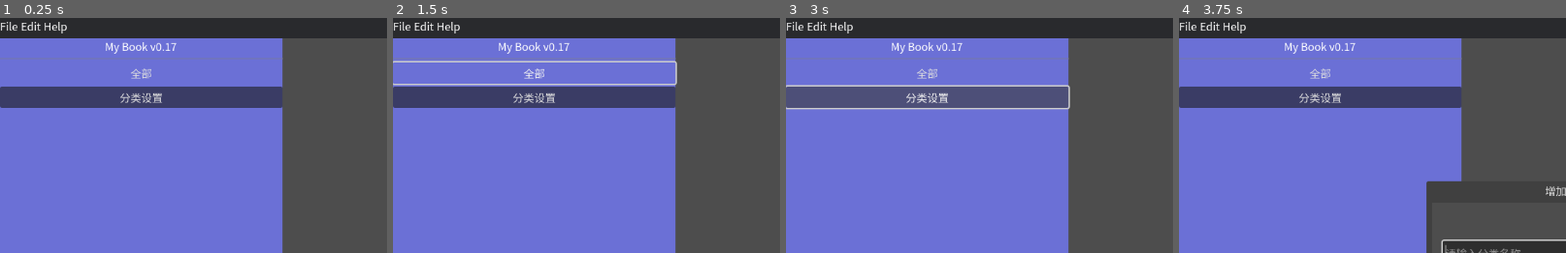
Above: before the commit, frames 1-4 (left to right).
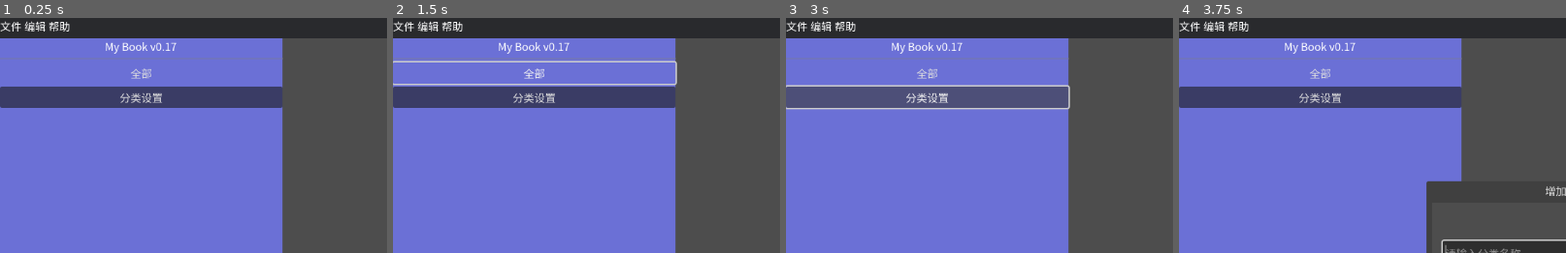
Above: after the commit, the same moments.

Repository: Yinguiqi/LifeLibrary
Game: Godot game, scene res://scenes/main.tscn
Same seed, same stepped clock (60 frames per second), same inputs: the game is played once before the commit and once after it. The engine's default icon, where the game draws it, is replaced by a stand-in: a white triangle on a blue panel in a dark square.
Inputs:
- Up to frame 1 (0.25 s): no input
- Up to frame 2 (1.5 s): click "分类设置" at 0.5 s; click "全部" at 1.25 s
- Up to frame 3 (3 s): click "全部" at 2 s; click "分类设置" at 2.75 s
- Up to frame 4 (3.75 s): click "+" at 3.5 s
The pictures show only the part of the screen within x 0-50%, y 0-50%; the shares and areas given below are measured in that part.

The runs differ from the first frame. In frame 1, 0.5% of the frame differs, in the area x 0-46%, y 1-12%; in frame 2, 0.5%; in frame 3, 0.5%; in frame 4, 0.5%.

Commit message:
完善了英语语言设置

Diff:
--- a/assets/i18n/translation.csv
+++ b/assets/i18n/translation.csv
@@ -2,3 +2,68 @@
 menu_flie,文件,File
 menu_edit,编辑,Edit
 menu_help,帮助,Help
+menu_new_book,新建书籍,New Book
+menu_exit,退出,Exit
+menu_search,搜索,Search
+menu_preferences,首选项,Preferences
+menu_about,关于,About
+menu_tutorial,教程,Tutorial
+
+link_simple_ps,简易PS网站,Simple PS Website
+link_xianyu,闲鱼,Chinese Second-hand Sites
+link_jp_secondhand,日本二手网站,Japanese Second-hand Sites
+
+book_name_label,书籍名称：,Book Title:
+book_author_label,作者名称：,Author Name:
+book_intro_label,书籍简介：,Book Description:
+book_group_label,分组：,Category:
+book_file_label,书籍文件（必选）：,Book File (Required):
+book_spine_image_label,书脊图片（必选）：,Spine Image (Required):
+book_cover_image_label,封面图片（可选）：,Cover Image (Optional):
+
+book_author_placeholder,输入作者名称,Enter author name
+book_intro_placeholder,输入小说简介或描述...,Enter description or summary...
+book_name_placeholder,留空将自动从文件名提取,Leave blank to extract from file name
+book_file_select,选择书籍本体文件,Select book file
+book_spine_image_select,选择书脊图片,Select spine image
+book_cover_image_select,选择封面图片,Select cover image
+book_browse,浏览,Browse
+
+book_add_confirm,确定添加,Add
+book_edit_confirm,确定更改,Save Changes
+book_edit_title,编辑书籍,Edit Book
+
+# 首选项
+preferences_setting,设置,Setting
+preferences_base_path_label,基础路径设置:,Base Path:
+preferences_base_path_placeholder,请输入基础路径,Please enter base path
+preferences_base_path_save,保存路径,Save Path
+preferences_book_height_label,书籍高度设置:,Book Height:
+preferences_book_height_placeholder,输入书籍高度 (0-5000),Enter book height (0-5000)
+preferences_book_height_save,保存高度,Save Height
+preferences_book_spacing_label,书籍间隔设置:,Book Spacing:
+preferences_book_spacing_placeholder,输入书籍间隔 (0-200),Enter book spacing (0-200)
+preferences_book_spacing_save,保存间隔,Save Spacing
+preferences_language_label,语言设置,Language
+
+
+# 语言
+lang_zh,中文,Chinese
+lang_en,英文,English
+
+# 分类
+category_all,全部,All
+category_setting,分类设置,Category Settings
+category_rename,重命名,Rename
+category_delete,删除,Delete
+category_edit_name,更改分类名称,Change Category Name
+category_name_placeholder,请输入分类名称,Please enter category name
+category_confirm_change,更改,Change
+
+# 书籍菜单
+book_edit_info,编辑信息,Edit Info
+book_expand_cover,展开封面,Expand Cover
+book_3d_viewer,3D监看器,3D Viewer
+book_open_folder,打开所在文件夹,Open Folder Location
+book_delete,删除书籍,Delete Book
+book_3d_viewer_close,关闭,Close
--- a/scenes/add_book_window.tscn
+++ b/scenes/add_book_window.tscn
@@ -40,38 +40,38 @@
 [node name="书籍名称" type="Label" parent="PanelContainer/MarginContainer/VBoxContainer/GridContainer"]
 layout_mode = 2
 theme_override_colors/font_color = Color(0, 0, 0, 1)
-text = "书籍名称："
+text = "book_name_label"
 
 [node name="NameInput" type="LineEdit" parent="PanelContainer/MarginContainer/VBoxContainer/GridContainer"]
 unique_name_in_owner = true
 custom_minimum_size = Vector2(200, 0)
 layout_mode = 2
-placeholder_text = "留空将自动从文件名提取"
+placeholder_text = "book_name_placeholder"
 
 [node name="作者名称" type="Label" parent="PanelContainer/MarginContainer/VBoxContainer/GridContainer"]
 layout_mode = 2
 theme_override_colors/font_color = Color(0, 0, 0, 1)
-text = "作者名称："
+text = "book_author_label"
 
 [node name="AuthorInput" type="LineEdit" parent="PanelContainer/MarginContainer/VBoxContainer/GridContainer"]
 unique_name_in_owner = true
 layout_mode = 2
-placeholder_text = "输入作者名称"
+placeholder_text = "book_author_placeholder"
 
 [node name="书籍简介" type="Label" parent="PanelContainer/MarginContainer/VBoxContainer/GridContainer"]
 layout_mode = 2
 theme_override_colors/font_color = Color(0, 0, 0, 1)
-text = "书籍简介："
+text = "book_intro_label"
 
 [node name="Introduction" type="TextEdit" parent="PanelContainer/MarginContainer/VBoxContainer/GridContainer"]
 custom_minimum_size = Vector2(50, 30)
 layout_mode = 2
-placeholder_text = "输入小说简介或描述..."
+placeholder_text = "book_intro_placeholder"
 
 [node name="书籍分组" type="Label" parent="PanelContainer/MarginContainer/VBoxContainer/GridContainer"]
 layout_mode = 2
 theme_override_colors/font_color = Color(0, 0, 0, 1)
-text = "分组："
+text = "book_group_label"
 
 [node name="GroupOption" type="OptionButton" parent="PanelContainer/MarginContainer/VBoxContainer/GridContainer"]
 layout_mode = 2
@@ -79,7 +79,7 @@
 [node name="书籍文件（必选）" type="Label" parent="PanelContainer/MarginContainer/VBoxContainer/GridContainer"]
 layout_mode = 2
 theme_override_colors/font_color = Color(0, 0, 0, 1)
-text = "书籍文件（必选）："
+text = "book_file_label"
 
 [node name="HBoxContainer" type="HBoxContainer" parent="PanelContainer/MarginContainer/VBoxContainer/GridContainer"]
 layout_mode = 2
@@ -88,17 +88,17 @@
 unique_name_in_owner = true
 custom_minimum_size = Vector2(400, 0)
 layout_mode = 2
-placeholder_text = "选择书籍本体文件"
+placeholder_text = "book_file_select"
 
 [node name="BtnSelectBook" type="Button" parent="PanelContainer/MarginContainer/VBoxContainer/GridContainer/HBoxContainer"]
 unique_name_in_owner = true
 layout_mode = 2
-text = "浏览"
+text = "book_browse"
 
 [node name="书脊图片（必选）" type="Label" parent="PanelContainer/MarginContainer/VBoxContainer/GridContainer"]
 layout_mode = 2
 theme_override_colors/font_color = Color(0, 0, 0, 1)
-text = "书脊图片（必选）"
+text = "book_spine_image_label"
 
 [node name="HBoxContainer2" type="HBoxContainer" parent="PanelContainer/MarginContainer/VBoxContainer/GridContainer"]
 layout_mode = 2
@@ -107,18 +107,18 @@
 unique_name_in_owner = true
 custom_minimum_size = Vector2(400, 0)
 layout_mode = 2
-placeholder_text = "选择书脊图片"
+placeholder_text = "book_spine_image_select"
 editable = false
 
 [node name="BtnSelectSpine" type="Button" parent="PanelContainer/MarginContainer/VBoxContainer/GridContainer/HBoxContainer2"]
 unique_name_in_owner = true
 layout_mode = 2
-text = "浏览"
+text = "book_browse"
 
 [node name="封面图片（可选）" type="Label" parent="PanelContainer/MarginContainer/VBoxContainer/GridContainer"]
 layout_mode = 2
 theme_override_colors/font_color = Color(0, 0, 0, 1)
-text = "封面图片（可选）"
+text = "book_cover_image_label"
 
 [node name="HBoxContainer3" type="HBoxContainer" parent="PanelContainer/MarginContainer/VBoxContainer/GridContainer"]
 layout_mode = 2
@@ -127,13 +127,13 @@
 unique_name_in_owner = true
 custom_minimum_size = Vector2(400, 0)
 layout_mode = 2
-placeholder_text = "选择封面图片"
+placeholder_text = "book_cover_image_select"
 editable = false
 
 [node name="BtnSelectCover" type="Button" parent="PanelContainer/MarginContainer/VBoxContainer/GridContainer/HBoxContainer3"]
 unique_name_in_owner = true
 layout_mode = 2
-text = "浏览"
+text = "book_browse"
 
 [node name="HSeparator2" type="HSeparator" parent="PanelContainer/MarginContainer/VBoxContainer"]
 layout_mode = 2
@@ -142,6 +142,6 @@
 unique_name_in_owner = true
 layout_mode = 2
 disabled = true
-text = "确认添加"
+text = "book_add_confirm"
 
 [node name="FileDialog" type="FileDialog" parent="."]
--- a/scenes/category_item.tscn
+++ b/scenes/category_item.tscn
@@ -7,7 +7,6 @@
 
 [node name="NameLabel" type="Label" parent="."]
 layout_mode = 2
-text = "——类名"
 
 [node name="Spacer" type="Control" parent="."]
 layout_mode = 2
@@ -15,11 +14,11 @@
 
 [node name="RenameButton" type="Button" parent="."]
 layout_mode = 2
-text = "重命名"
+text = "category_rename"
 
 [node name="DeleteButton" type="Button" parent="."]
 layout_mode = 2
-text = "删除"
+text = "category_delete"
 
 [connection signal="pressed" from="RenameButton" to="." method="_on_rename_button_pressed"]
 [connection signal="pressed" from="DeleteButton" to="." method="_on_delete_button_pressed"]
--- a/scenes/main.tscn
+++ b/scenes/main.tscn
@@ -52,6 +52,7 @@
 
 [node name="BooksContainer" type="Control" parent="."]
 layout_mode = 1
+anchors_preset = 0
 offset_left = 420.0
 offset_top = 54.0
 offset_right = 1152.0
@@ -98,13 +99,12 @@
 
 [node name="AllBook" type="Button" parent="Sidebar/VBoxContainer"]
 layout_mode = 2
-text = "全部
-"
+text = "category_all"
 flat = true
 
 [node name="Button" type="Button" parent="Sidebar/VBoxContainer"]
 layout_mode = 2
-text = "分类设置"
+text = "category_setting"
 
 [node name="PanelContainer" type="PanelContainer" parent="."]
 visible = false
@@ -135,7 +135,7 @@
 layout_mode = 2
 size_flags_horizontal = 0
 size_flags_vertical = 0
-text = "关闭"
+text = "book_3d_viewer_close"
 
 [connection signal="pressed" from="Sidebar/VBoxContainer/AllBook" to="Sidebar" method="_on_all_book_pressed"]
 [connection signal="pressed" from="Sidebar/VBoxContainer/Button" to="Sidebar" method="_on_button_pressed"]
--- a/script/LibraryManager.gd
+++ b/script/LibraryManager.gd
@@ -2,6 +2,8 @@
 extends Node
 
 const JSON_PATH = "user://books_data.json"
+const CONFIG_PATH := "user://config.ini"
+var config := ConfigFile.new()
 # 引用 BookData 脚本，避开 class_name 冲突
 var base_path: String = ""
 var book_height: float
@@ -12,10 +14,12 @@
 # 这个数组里装的全是 Book数据 的实例对象
 var _books: Array = []
 var current_selected_group: String = ""
+var language := "zh_CN"
 
 func _ready():
 	print("LibraryManager 启动，正在加载数据...")
 	load_data_from_json()
+	load_config()
 
 # --- 1. 读取 (R) ---
 
@@ -233,11 +237,10 @@
 
 	# 从配置文件加载书籍高度
 func load_book_height_from_config():
-	var cfg = ConfigFile.new()
-	var err = cfg.load("user://config.ini")
+	var err = config.load(CONFIG_PATH)
 	if err == OK:
 		# 从配置文件中读取 book_height 值
-		var saved_height = cfg.get_value("settings", "book_height", 500.0)
+		var saved_height = config.get_value("settings", "book_height", 500.0)
 
 		# 验证数据的有效性
 		if typeof(saved_height) == TYPE_FLOAT and saved_height > 0:
@@ -263,3 +266,21 @@
 		print("已将 %d 本书的分组从 '%s' 更新为 '%s'" % [count, old_name, new_name])
 	else:
 		print("未找到分组为 '%s' 的书籍" % old_name)
+
+# 保存语言
+func save_language(lang: String) -> void:
+	language = lang
+	config.set_value("settings", "language", lang)
+	config.save(CONFIG_PATH)
+
+	TranslationServer.set_locale(lang)
+
+func load_config():
+	var err = config.load(CONFIG_PATH)
+	if err == OK:
+		language = config.get_value("settings", "language", "zh_CN")
+	else:
+		# 第一次启动，写一个默认配置
+		save_language("zh_CN")
+
+	TranslationServer.set_locale(language)
--- a/script/add_book_window.gd
+++ b/script/add_book_window.gd
@@ -44,16 +44,13 @@
 	target_input = book_path_input
 	show_file_dialog("选择书籍文件")
 
-
 func _on_select_spine_pressed() -> void:
 	target_input = spine_path_input
 	show_file_dialog("选择书脊文件")
 
-
 func _on_select_cover_pressed() -> void:
 	target_input = cover_path_input
 	show_file_dialog("选择封面文件")
-
 
 func show_file_dialog(_title: String, filters: PackedStringArray = []) -> void:
 	# 如果已经有文件对话框存在，先清理
@@ -80,7 +77,6 @@
 
 	# 显示对话框
 	dialog.popup_centered_ratio(0.7)
-
 
 func _on_file_selected(path: String) -> void:
 	var target_dir: String
@@ -111,7 +107,6 @@
 	var spine_path_valid = not spine_path_input.text.strip_edges().is_empty()
 	# 设置按钮的禁用状态
 	btn_confirm.disabled = not (book_path_valid and spine_path_valid)
-
 
 func _on_file_dialog_canceled() -> void:
 	print("文件选择已取消")
@@ -146,7 +141,6 @@
 		change_books_container.position.x = LibraryManager.books_container_x
 	hide()
 
-
 # 复制书籍文件方法
 func copy_file(src_path: String, dst_path: String) -> int:
 	var src = FileAccess.open(src_path, FileAccess.READ)
@@ -184,9 +178,9 @@
 	introduction_input.text = book_data.get("introduction", "")
 	group_option.text = book_data.get("group_name", "")
 
-	self.title = "编辑书籍"
+	self.title = "book_edit_title"
 	btn_confirm.disabled = false
-	btn_confirm.text = "确定更改"
+	btn_confirm.text = "book_edit_confirm"
 	# 显示窗口
 	popup_centered()
 
--- a/script/book_menu_bar.gd
+++ b/script/book_menu_bar.gd
@@ -19,17 +19,17 @@
 	edit_menu.name = "menu_edit"
 	help_menu.name = "menu_help"
 
-	file_menu.add_item("新建书籍", 100)
-	file_menu.add_item("退出", 110)
-
-	edit_menu.add_item("搜索", 201)
-	edit_menu.add_item("首选项", 210)
-
-	help_menu.add_item("关于", 301)
-	help_menu.add_item("教程", 302)
-	help_menu.add_item("简易ps网站", 303)
-	help_menu.add_item("闲鱼", 304)
-	help_menu.add_item("日本二手网站", 305)
+	file_menu.add_item("menu_new_book", 100)
+	file_menu.add_item("menu_exit", 110)
+
+	edit_menu.add_item("menu_search", 201)
+	edit_menu.add_item("menu_preferences", 210)
+
+	help_menu.add_item("menu_about", 301)
+	help_menu.add_item("menu_tutorial", 302)
+	help_menu.add_item("link_simple_ps", 303)
+	help_menu.add_item("link_xianyu", 304)
+	help_menu.add_item("link_jp_secondhand", 305)
 
 	file_menu.id_pressed.connect(_on_file_menu_selected)
 	edit_menu.id_pressed.connect(_on_file_menu_selected)
@@ -150,7 +150,7 @@
 # 打开首选项功能
 func open_settings_window():
 	var window = Window.new()
-	window.title = "设置"
+	window.title = "preferences_setting"
 	window.size = Vector2(500, 320)
 	window.unresizable = true
 
@@ -169,7 +169,7 @@
 
 	# === 基础路径标签 ===
 	var path_label = Label.new()
-	path_label.text = "基础路径设置:"
+	path_label.text = "preferences_base_path_label"
 	path_label.horizontal_alignment = HORIZONTAL_ALIGNMENT_LEFT
 	vbox.add_child(path_label)
 
@@ -180,21 +180,21 @@
 
 	# 路径输入框
 	var input = LineEdit.new()
-	input.placeholder_text = "请输入基础路径"
+	input.placeholder_text = "preferences_base_path_placeholder"
 	input.size_flags_horizontal = Control.SIZE_EXPAND_FILL
 	input.custom_minimum_size = Vector2(300, 36)
 	path_hbox.add_child(input)
 
 	# 路径保存按钮
 	var save_path_btn = Button.new()
-	save_path_btn.text = "保存路径"
+	save_path_btn.text = "preferences_base_path_save"
 	save_path_btn.custom_minimum_size = Vector2(100, 36)
 	path_hbox.add_child(save_path_btn)
 
 	# === 书籍高度设置 ===
 	# 高度标签
 	var height_label = Label.new()
-	height_label.text = "书籍高度设置:"
+	height_label.text = "preferences_book_height_label"
 	height_label.horizontal_alignment = HORIZONTAL_ALIGNMENT_LEFT
 	vbox.add_child(height_label)
 
@@ -205,21 +205,21 @@
 
 	# 高度输入框
 	var height_input = LineEdit.new()
-	height_input.placeholder_text = "输入书籍高度 (0-5000)"
+	height_input.placeholder_text = "preferences_book_height_placeholder"
 	height_input.size_flags_horizontal = Control.SIZE_EXPAND_FILL
 	height_input.custom_minimum_size = Vector2(300, 36)
 	height_hbox.add_child(height_input)
 
 	# 高度保存按钮
 	var save_height_btn = Button.new()
-	save_height_btn.text = "保存高度"
+	save_height_btn.text = "preferences_book_height_save"
 	save_height_btn.custom_minimum_size = Vector2(100, 36)
 	height_hbox.add_child(save_height_btn)
 
 	# === 书籍间隔设置 ===
 	# 高度标签
 	var spacing_label = Label.new()
-	spacing_label.text = "书籍间隔设置:"
+	spacing_label.text = "preferences_book_spacing_label"
 	spacing_label.horizontal_alignment = HORIZONTAL_ALIGNMENT_LEFT
 	vbox.add_child(spacing_label)
 
@@ -230,21 +230,21 @@
 
 	# 高度输入框
 	var spacing_input = LineEdit.new()
-	spacing_input.placeholder_text = "输入书籍间隔 (0-200)"
+	spacing_input.placeholder_text = "preferences_book_spacing_placeholder"
 	spacing_input.size_flags_horizontal = Control.SIZE_EXPAND_FILL
 	spacing_input.custom_minimum_size = Vector2(300, 36)
 	spacing_hbox.add_child(spacing_input)
 
 	# 高度保存按钮
 	var save_spacing_btn = Button.new()
-	save_spacing_btn.text = "保存间隔"
+	save_spacing_btn.text = "preferences_book_spacing_save"
 	save_spacing_btn.custom_minimum_size = Vector2(100, 36)
 	spacing_hbox.add_child(save_spacing_btn)
 
 	# === 语言设置 ===
 	# 标题标签
 	var lang_label = Label.new()
-	lang_label.text = "LANG_SETTING_TITLE"
+	lang_label.text = "preferences_language_label"
 	lang_label.horizontal_alignment = HORIZONTAL_ALIGNMENT_LEFT
 	vbox.add_child(lang_label)
 
@@ -260,19 +260,25 @@
 	lang_hbox.add_child(lang_option)
 
 	# 添加语言选项（注意：这里加的是 key）
-	lang_option.add_item("LANG_CHINESE", 0)
-	lang_option.add_item("LANG_ENGLISH", 1)
+	lang_option.add_item(tr("lang_zh"), 0)
+	lang_option.add_item(tr("lang_en"), 1)
 
 	# 让 OptionButton 自身也走多语言
 	lang_option.set_item_disabled(0, false)
 	lang_option.set_item_tooltip(0, "")
 
+	match LibraryManager.language:
+		"zh_CN":
+			lang_option.select(0)
+		"en":
+			lang_option.select(1)
+
 	lang_option.item_selected.connect(func(index):
 		match index:
 			0:
-				TranslationServer.set_locale("zh_CN")
+				LibraryManager.save_language("zh_CN")
 			1:
-				TranslationServer.set_locale("en")
+				LibraryManager.save_language("en")
 	)
 
 	# === 反馈标签 ===（关键：这里创建Label实例）
--- a/script/category_item.gd
+++ b/script/category_item.gd
@@ -12,7 +12,7 @@
 
 func _on_rename_button_pressed() -> void:
 	var window = Window.new()
-	window.title = "更改分类名称"
+	window.title = "category_edit_name"
 	window.size = Vector2(400, 150)
 	window.unresizable = true
 
@@ -42,14 +42,14 @@
 
 	# ===== 输入框 =====
 	var line_edit = LineEdit.new()
-	line_edit.placeholder_text = "请输入分类名称"
+	line_edit.placeholder_text = "category_name_placeholder"
 	line_edit.size_flags_horizontal = Control.SIZE_EXPAND_FILL
 	line_edit.custom_minimum_size = Vector2(0, 36)
 	hbox.add_child(line_edit)
 
 	# ===== 搜索按钮 =====
 	var search_btn = Button.new()
-	search_btn.text = "更改"
+	search_btn.text = "category_confirm_change"
 	search_btn.custom_minimum_size = Vector2(80, 36)
 	hbox.add_child(search_btn)
 
--- a/script/texture_button.gd
+++ b/script/texture_button.gd
@@ -40,11 +40,11 @@
 			menu.id_pressed.disconnect(conn.callable)
 		menu.id_pressed.connect(_on_menu_pressed)
 		# 2. 然后再添加本次需要的选项
-		menu.add_item("编辑信息", 0)
-		menu.add_item("展开封面", 1)
-		menu.add_item("3d监看器", 2)
-		menu.add_item("打开所在文件夹", 3)
-		menu.add_item("删除书籍", 4)
+		menu.add_item("book_edit_info", 0)
+		menu.add_item("book_expand_cover", 1)
+		menu.add_item("book_3d_viewer", 2)
+		menu.add_item("book_open_folder", 3)
+		menu.add_item("book_delete", 4)
 		# 在弹出菜单前设置当前书籍ID
 		menu.popup(Rect2(get_global_mouse_position(),Vector2.ZERO))
 # 菜单选择逻辑
Not shown, changed: assets/i18n/translation.csv.import
Not shown, changed: export_presets.cfg
